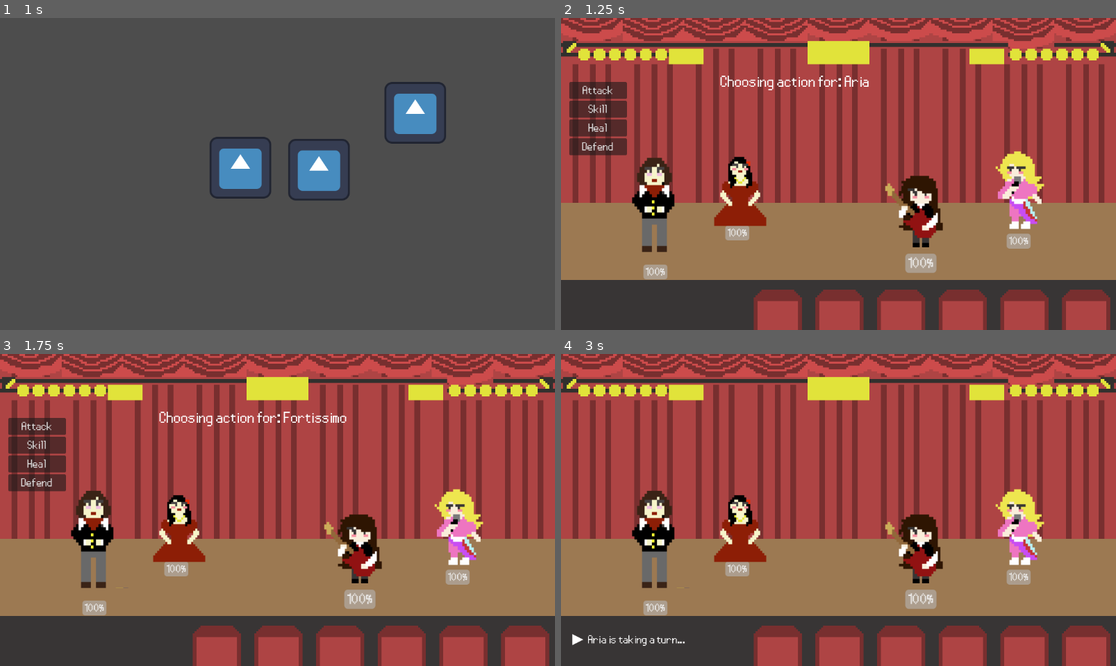
Above: before the commit, frames 1-4 (two rows, left to right).
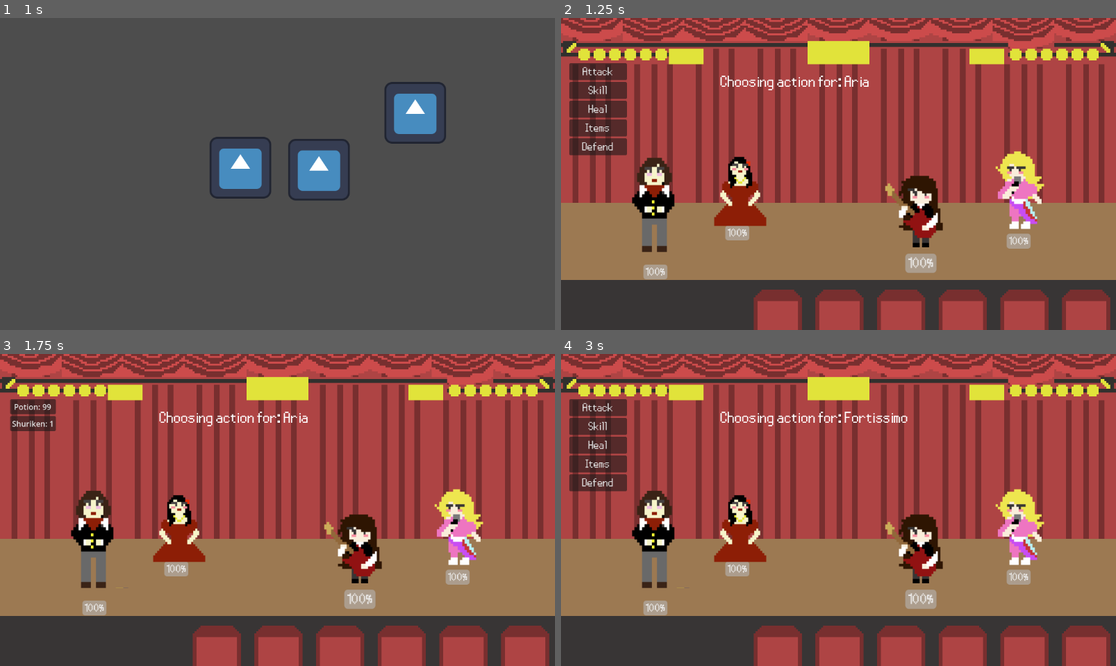
Above: after the commit, the same moments.

Repository: eevicteen/elemental-rpg-prototype
Game: Godot game, scene res://overworld/scene_manager.tscn
Same seed, same stepped clock (60 frames per second), same inputs: the game is played once before the commit and once after it. The engine's default icon, where the game draws it, is replaced by a stand-in: a white triangle on a blue panel in a dark square.
Inputs (mouse positions are in pixels of both pictures, inside the frame that each line leads up to):
- Up to frame 1 (1 s): tap Enter at 0.5 s; hold Right (right) from 0.53 s (still down)
- Up to frame 2 (1.25 s): keep holding Right (right)
- Up to frame 3 (1.75 s): release Right (right) at 1.25 s; click (38, 463) at 1.25 s, where only the run after the commit has a clickable "Items"
- Up to frame 4 (3 s): click (599, 425) at 2 s, where only the run before the commit has a clickable "Attack"; click "Rocky" at 2.75 s

Frame 1 is identical in both runs. In frame 2, 0.8% of the frame differs, in the area x 1-12%, y 14-37%; in frame 3, 2.7%; in frame 4, 3.5%, in the area x 1-63%, y 14-94%.

Commit message:
added basic inventory management

Diff:
--- a/actions/action.gd
+++ b/actions/action.gd
@@ -1,5 +1,5 @@
 extends Resource
-
+class_name Action
 @export var action_name := 'Default Action'
 @export var description := 'Default Description'
 @export var is_heal := false
--- a/actions/defend.gd
+++ b/actions/defend.gd
@@ -1,7 +1,5 @@
 extends "res://actions/action.gd"
 class_name Defend
-
-@export var base_damage: int = 10
 
 func _init():
 	action_name = 'Defend'
--- a/actions/heal.gd
+++ b/actions/heal.gd
@@ -6,6 +6,7 @@
 func _init():
 	action_name = "Heal"
 	description = "Restore some HP"
+	is_heal = true
 
 func execute(source, target):
 	await source.heal(heal_amount)
--- /dev/null
+++ b/actions/use_item.gd
@@ -0,0 +1,15 @@
+extends Resource
+class_name use_item
+
+var action_name = 'Use Item'
+var item_name
+var target_faction
+
+func execute(source, target, item_instance):
+	if source.has_node("AnimatedSprite2D"):
+		var sprite = source.get_node("AnimatedSprite2D")
+		if sprite.sprite_frames.has_animation("use_item"):
+			sprite.play("use_item")
+			await sprite.animation_finished
+			if sprite.sprite_frames.has_animation("default"):
+				sprite.play("default")
--- a/characters/Poppy.tscn
+++ b/characters/Poppy.tscn
@@ -86,3 +86,6 @@
 sprite_frames = SubResource("SpriteFrames_ng2gm")
 animation = &"rarara"
 autoplay = "default"
+
+[node name="TargetMarker" type="Marker2D" parent="."]
+position = Vector2(0, -99)
--- a/characters/aria.tscn
+++ b/characters/aria.tscn
@@ -84,3 +84,6 @@
 sprite_frames = SubResource("SpriteFrames_ur20g")
 animation = &"roaring_melody"
 autoplay = "default"
+
+[node name="TargetMarker" type="Marker2D" parent="."]
+position = Vector2(0, -75)
--- a/characters/fortissimo.tscn
+++ b/characters/fortissimo.tscn
@@ -102,3 +102,6 @@
 sprite_frames = SubResource("SpriteFrames_st3ld")
 animation = &"vocal_strike"
 autoplay = "default"
+
+[node name="TargetMarker" type="Marker2D" parent="."]
+position = Vector2(0, -128)
--- a/characters/rocky.tscn
+++ b/characters/rocky.tscn
@@ -82,3 +82,6 @@
 sprite_frames = SubResource("SpriteFrames_usjw6")
 animation = &"power_chord"
 autoplay = "default"
+
+[node name="TargetMarker" type="Marker2D" parent="."]
+position = Vector2(0, -75)
--- a/combat/battle_scene.gd
+++ b/combat/battle_scene.gd
@@ -32,7 +32,7 @@
 		battle_active = false
 		print("Battle ended!")
 		turn_queue.battle_active = false
-		show_results()
+		await show_results()
 
 		call_deferred("_return_to_overworld")
 
@@ -59,6 +59,7 @@
 		show_battle_text("The enemies won!")
 	else:
 		show_battle_text("The heroes won!")
+	await get_tree().create_timer(2.0).timeout
 
 
 func show_battle_text(text: String):
--- a/combat/battle_scene.tscn
+++ b/combat/battle_scene.tscn
@@ -825,6 +825,12 @@
 theme_override_font_sizes/font_size = 30
 text = "Heal"
 
+[node name="Items" type="Button" parent="BattleUI/MainPanel"]
+layout_mode = 2
+theme_override_fonts/font = ExtResource("13_rx3wi")
+theme_override_font_sizes/font_size = 30
+text = "Items"
+
 [node name="Defend" type="Button" parent="BattleUI/MainPanel"]
 layout_mode = 2
 theme_override_fonts/font = ExtResource("13_rx3wi")
@@ -838,12 +844,28 @@
 offset_bottom = 506.0
 theme = ExtResource("15_wy2mt")
 
+[node name="ItemPanel" type="VBoxContainer" parent="BattleUI"]
+anchors_preset = -1
+anchor_right = 0.035
+anchor_bottom = 0.062
+offset_left = 21.0
+offset_top = 94.0
+offset_right = 20.68
+offset_bottom = 93.824
+metadata/_edit_use_anchors_ = true
+
 [node name="TargetPanel" type="Control" parent="BattleUI"]
 layout_mode = 3
-anchors_preset = 0
-offset_right = 40.0
-offset_bottom = 40.0
+anchor_left = 0.016
+anchor_top = 0.144
+anchor_right = 0.05
+anchor_bottom = 0.205
+offset_left = -0.432001
+offset_top = -0.312004
+offset_right = 0.399998
+offset_bottom = 0.159988
 theme = ExtResource("15_wy2mt")
+metadata/_edit_use_anchors_ = true
 
 [node name="TurnLabel" type="RichTextLabel" parent="BattleUI"]
 offset_left = 331.0
--- a/combat/battle_ui.gd
+++ b/combat/battle_ui.gd
@@ -3,6 +3,7 @@
 @onready var main_panel: Control = $MainPanel
 @onready var skill_panel: Control = $SkillPanel
 @onready var target_panel: Control = $TargetPanel
+@onready var item_panel: Control = $ItemPanel
 @onready var turn_queue: Node = $"../TurnQueue"
 
 # Main action buttons
@@ -10,10 +11,12 @@
 @onready var skill_button: Button = $MainPanel/Skill
 @onready var heal_button: Button = $MainPanel/Heal
 @onready var defend_button: Button = $MainPanel/Defend
+@onready var item_button = $MainPanel/Items
 
 @onready var defend_action = preload("res://actions/defend.gd").new()
 @onready var heal_action = preload("res://actions/heal.gd").new()
 @onready var attack_action = preload("res://actions/attack.gd").new()
+
 
 var selected_action = null
 var selected_target = null
@@ -33,6 +36,7 @@
 	skill_button.pressed.connect(_on_skill_pressed)
 	heal_button.pressed.connect(_on_heal_pressed)
 	defend_button.pressed.connect(_on_defend_pressed)
+	item_button.pressed.connect(_on_item_pressed)
 
 	turn_queue.connect("player_turn_started", Callable(self, "_on_player_turn"))
 
@@ -45,6 +49,33 @@
 
 	attack_button.visible = true
 	heal_button.visible = true
+
+func _on_item_pressed():
+	main_panel.visible=false
+	item_panel.visible = true
+	for child in item_panel.get_children():
+		child.queue_free()
+
+	for item in GameState.inventory:
+		var btn = Button.new()
+		btn.text = item + ": " + str(GameState.inventory[item]["stack"])
+		btn.pressed.connect(func():_on_item_selected(item))
+		item_panel.add_child(btn)
+
+func _on_item_selected(item):
+	print(item)
+	var item_new = GameState.inventory[item]["scene"].new()
+	selected_action = item_new.use_action.new()
+	selected_action.action_name = "Use " + item_new.item_name
+	print(selected_action.action_name)
+	if selected_action.is_heal:
+		selected_action.heal_amount = item_new.item_degree
+	else:
+		selected_action.base_damage = item_new.item_degree
+	GameState.inventory[item]["stack"] -= 1
+	GameState.update_inventory()
+	item_panel.visible = false
+	_show_target_panel()
 
 func _on_skill_pressed():
 	main_panel.visible = false
@@ -138,9 +169,13 @@
 			push_warning("AnimatedSprite2D for %s has no valid animation!" % char.name)
 
 	# Compute button position
-	var btn_length = btn.text.length() * 10
-	var char_pos = char.global_position
-	btn.position = char_pos - Vector2(btn_length / 2, sprite_height / 2 + 20)
+
+	var target_marker = char.get_node_or_null("TargetMarker")
+
+	btn.position = target_marker.global_position
+	print(target_marker.global_position)
+
+
 
 	target_panel.add_child(btn)
 
--- /dev/null
+++ b/items/base_item.gd
@@ -0,0 +1,8 @@
+extends Resource
+
+var item_name := "Unnamed Item"
+var item_description := "N/A"
+var stackable := true
+var max_stack := 99
+var item_degree
+var use_action : Script
--- /dev/null
+++ b/items/potion.gd
@@ -0,0 +1,9 @@
+extends "base_item.gd"
+
+func _init() -> void:
+	item_name = "Potion"
+	item_description = "Heals an ally for 15HP."
+	stackable = true
+	max_stack = 99
+	use_action = HealAction
+	item_degree = 15
--- /dev/null
+++ b/items/shuriken.gd
@@ -0,0 +1,9 @@
+extends "base_item.gd"
+
+func _init() -> void:
+	item_name = "Shuriken"
+	item_description = "Hit an enemy with 20 attack power."
+	stackable = true
+	max_stack = 99
+	use_action = Attack
+	item_degree = 20
--- a/overworld/game_state.gd
+++ b/overworld/game_state.gd
@@ -19,5 +19,20 @@
 	}
 }
 
+var inventory = {
+	"Potion": {
+		"scene": preload("res://items/potion.gd"),
+		"stack": 99
+	},
+	"Shuriken": {
+		"scene": preload("res://items/shuriken.gd"),
+		"stack": 1
+	}
+}
 
 var last_player_position
+
+func update_inventory():
+	for item in inventory:
+		if inventory[item]["stack"] <= 0:
+			inventory.erase(item)
--- a/overworld/game_ui.gd
+++ b/overworld/game_ui.gd
@@ -4,6 +4,7 @@
 @onready var player = $"../Overworld/PlayerOverworld"
 var current_menu: Control
 var char_menu = "res://ui/character_screen.tscn"
+var inv_menu = "res://ui/inventory_screen.tscn"
 
 
 func _ready() -> void:
@@ -23,6 +24,9 @@
 func _on_character_select():
 	_open_menu(char_menu)
 
+func _on_inventory_select():
+	_open_menu(inv_menu)
+
 
 func _close_current_menu():
 	if current_menu:
@@ -37,3 +41,6 @@
 		var char_button_path = "MarginContainer/MenuVBox/Buttons/CharButton"
 		var char_button = current_menu.get_node(char_button_path)
 		char_button.pressed.connect(Callable(self, "_on_character_select"))
+		var inv_button_path = "MarginContainer/MenuVBox/Buttons/InvButton"
+		var inv_button = current_menu.get_node(inv_button_path)
+		inv_button.pressed.connect(Callable(self, "_on_inventory_select"))
--- /dev/null
+++ b/ui/inventory_screen.gd
@@ -0,0 +1,57 @@
+extends PanelContainer
+
+@onready var item_set = $MarginContainer/MenuVBox/InventorySet
+
+func _ready() -> void:
+	var card_stylebox = StyleBoxFlat.new()
+	card_stylebox.set_border_width_all(5)
+
+	for item in GameState.inventory:
+		var item_data = GameState.inventory[item]
+
+		var item_card_panel = PanelContainer.new()
+		item_card_panel.add_theme_stylebox_override("panel", card_stylebox)
+		item_card_panel.set_h_size_flags(Control.SIZE_EXPAND_FILL)
+		var item_card = VBoxContainer.new()
+		item_card_panel.add_child(item_card)
+
+		var name_label = Label.new()
+		name_label.text = item
+		name_label.add_theme_font_size_override("font_size", 24)
+		name_label.add_theme_color_override("font_color", Color.WHITE)
+		name_label.set_horizontal_alignment(HORIZONTAL_ALIGNMENT_CENTER)
+		item_card.add_child(name_label)
+
+		var h_separator = HSeparator.new()
+		h_separator.set_custom_minimum_size(Vector2(0, 3))
+		item_card.add_child(h_separator)
+
+		for stat in item_data:
+			if stat == "scene":
+				continue
+
+			var stat_line = HBoxContainer.new()
+			var stat_name_label = Label.new()
+			stat_name_label.text = stat + ":"
+			stat_name_label.add_theme_color_override("font_color", Color(0.9, 0.9, 0.9))
+			stat_name_label.set_h_size_flags(Control.SIZE_EXPAND_FILL)
+			stat_name_label.set_horizontal_alignment(HORIZONTAL_ALIGNMENT_LEFT)
+			stat_line.add_child(stat_name_label)
+
+			var stat_value_label = Label.new()
+			stat_value_label.text = str(item_data[stat])
+			stat_value_label.set_horizontal_alignment(HORIZONTAL_ALIGNMENT_RIGHT)
+			stat_line.add_child(stat_value_label)
+
+			var margin_card = MarginContainer.new()
+			margin_card.add_theme_constant_override("margin_left", 8)
+			margin_card.add_theme_constant_override("margin_bottom", 5)
+			margin_card.add_theme_constant_override("margin_right",8 )
+
+			margin_card.add_child(stat_line)
+			item_card.add_child(margin_card)
+		item_set.add_child(item_card_panel)
+
+
+func _process(delta: float) -> void:
+	pass
--- /dev/null
+++ b/ui/inventory_screen.tscn
@@ -0,0 +1,49 @@
+[gd_scene load_steps=3 format=3 uid="uid://brbdmgl18w2kj"]
+
+[ext_resource type="Script" uid="uid://dd3cxso27tm3i" path="res://ui/inventory_screen.gd" id="1_bjxgs"]
+
+[sub_resource type="StyleBoxFlat" id="StyleBoxFlat_16qwl"]
+bg_color = Color(0.454524, 0.454524, 0.454524, 1)
+border_width_left = 10
+border_width_top = 10
+border_width_right = 10
+border_width_bottom = 10
+corner_radius_top_left = 20
+corner_radius_top_right = 20
+corner_radius_bottom_right = 20
+corner_radius_bottom_left = 20
+
+[node name="InventoryScreen" type="PanelContainer"]
+anchors_preset = -1
+anchor_left = 0.0590278
+anchor_top = 0.0648148
+anchor_right = 0.948306
+anchor_bottom = 0.92937
+offset_right = -0.447998
+offset_bottom = -0.231995
+grow_horizontal = 2
+grow_vertical = 2
+theme_override_styles/panel = SubResource("StyleBoxFlat_16qwl")
+script = ExtResource("1_bjxgs")
+metadata/_edit_use_anchors_ = true
+
+[node name="MarginContainer" type="MarginContainer" parent="."]
+layout_mode = 2
+theme_override_constants/margin_left = 20
+theme_override_constants/margin_top = 20
+theme_override_constants/margin_right = 20
+theme_override_constants/margin_bottom = 20
+
+[node name="MenuVBox" type="VBoxContainer" parent="MarginContainer"]
+layout_mode = 2
+theme_override_constants/separation = 49
+
+[node name="OverworldMenuLabel" type="Label" parent="MarginContainer/MenuVBox"]
+layout_mode = 2
+size_flags_horizontal = 4
+theme_override_font_sizes/font_size = 50
+text = "Characters"
+
+[node name="InventorySet" type="HBoxContainer" parent="MarginContainer/MenuVBox"]
+layout_mode = 2
+theme_override_constants/separation = 50
Not shown, added: actions/use_item.gd.uid
Not shown, added: items/base_item.gd.uid
Not shown, added: items/potion.gd.uid
Not shown, added: items/shuriken.gd.uid
Not shown, added: ui/inventory_screen.gd.uid
